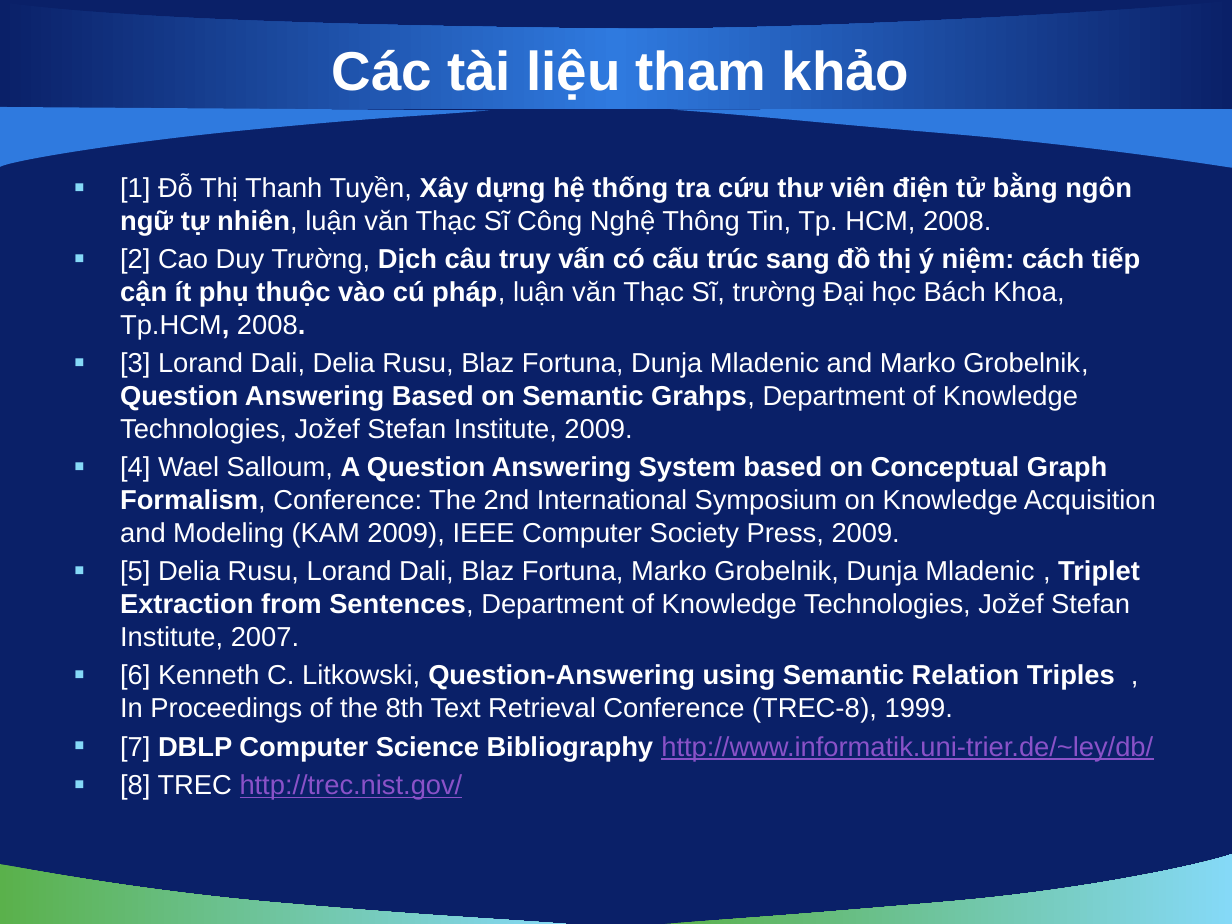
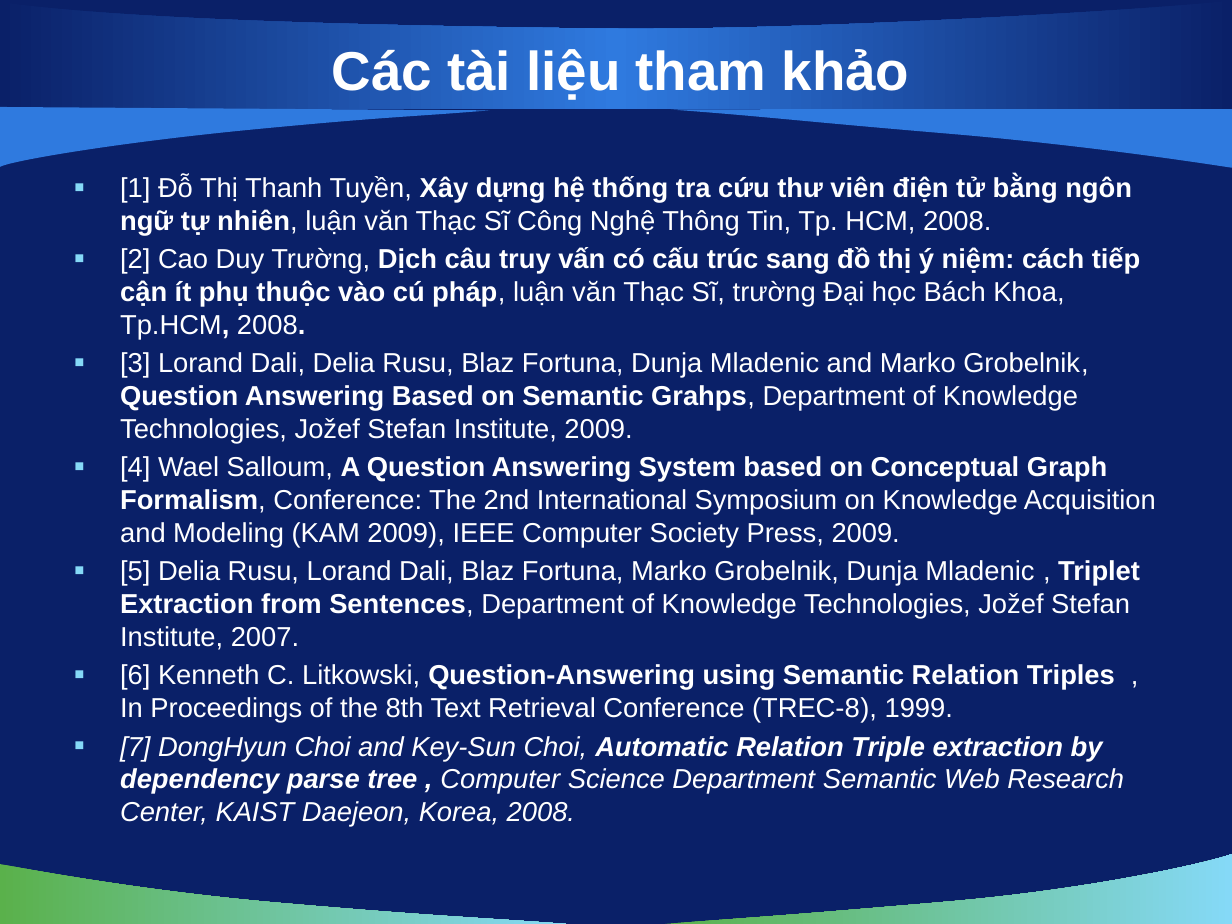
Before and after one commit to vuaviet/filnalproject, a slide deck: slide 23 of De Cuong/bao cao luan van/slide 1.0.pptx (slide 22 before the commit). Drawn at 1232x924 pixels with LibreOffice and Linux fonts; fonts in the diff are those of the drawing; background and template pictures are left out. Boxes give left, top, right and bottom in pixels: in the first picture for what was removed or moved away, otherwise in the second. Text is boxed around its words. In the diff, an @@ line names an element or a change of style, - is before the commit and + after.

```diff
--- a/De Cuong/bao cao luan van/slide 1.0.pptx
+++ b/De Cuong/bao cao luan van/slide 1.0.pptx
@@ text at [120, 736, 1124, 827]: text changed; text colour #8A52C8 to #FFFFFF; italic on @@
-▪ [7] DBLP Computer Science Bibliography http://www.informatik.uni-trier.de/~ley/db/
-▪ [8] TREC http://trec.nist.gov/
+▪ [7] DongHyun Choi and Key-Sun Choi, Automatic Relation Triple extraction by dependency parse tree , Computer Science Department Semantic Web Research Center, KAIST Daejeon, Korea, 2008.
```
Also in this commit, not shown: 7 other slides changed, 2 slides added.
